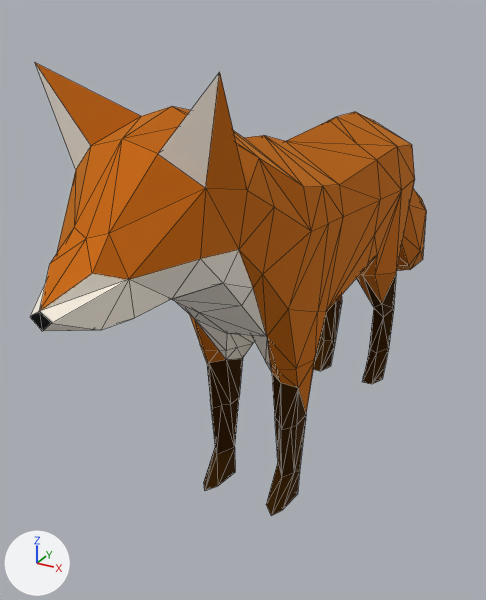
One commit to the glTF model Fox.glb: the scene before it, then after it.
Both versions are drawn from a 50 mm lens placed at (1.25, -2.85, 2.16), pointed at (-0.31, -0.02, 0.75). Every picture has the same lights, and +X, +Y and +Z are marked at lower left. Mesh edges are drawn as thin lines. Where no turn or scale is listed for an object, it has been applied to the vertices.

The first picture shows 'fox1'.
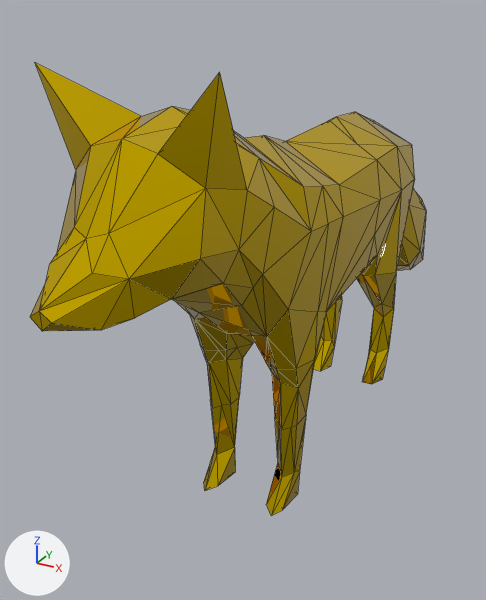
Boxes [x1, y1, x2, y2] around the edits, measured in the pictures (486 x 600 px):
'fox1', surface changed (brown to yellow)
    both: [30, 63, 426, 516]

What the commit changed:
In material 'fox_material' (mat_fox_material), texture is no longer img_texture.
In material 'fox_material' (mat_fox_material), base_color is now set to (1.0, 0.682, 0.0), yellow #ffd700.
In material 'fox_material' (mat_fox_material), roughness goes from 0.859 to 0.0.
